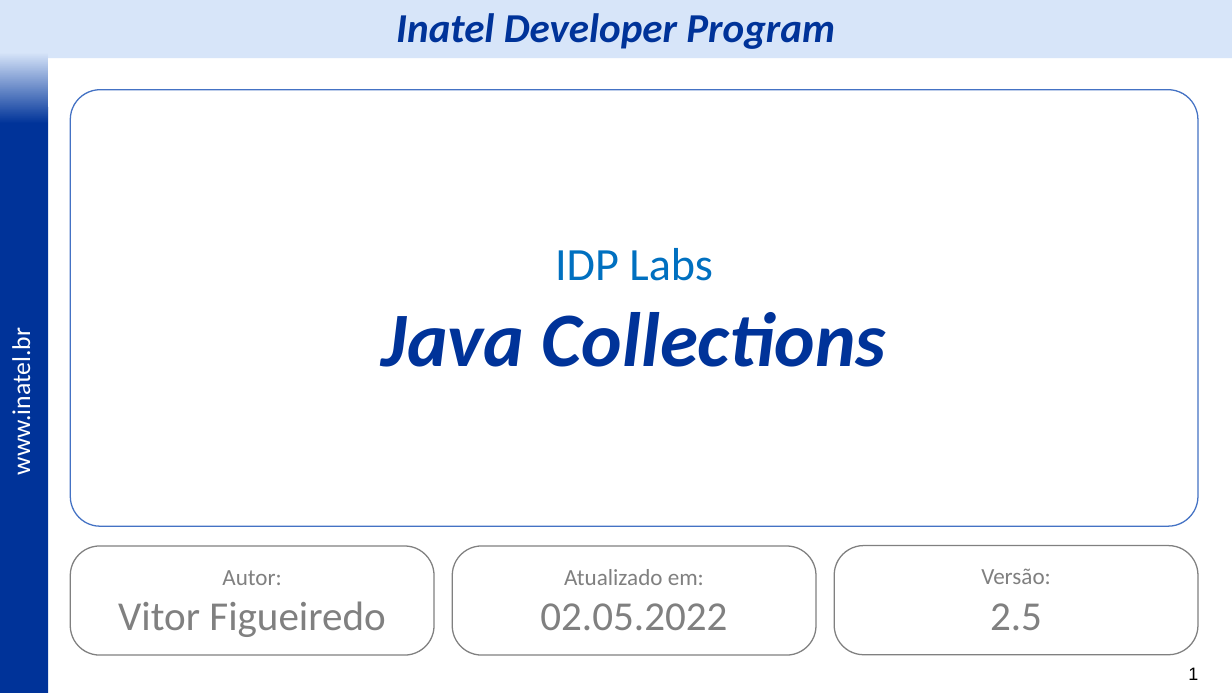
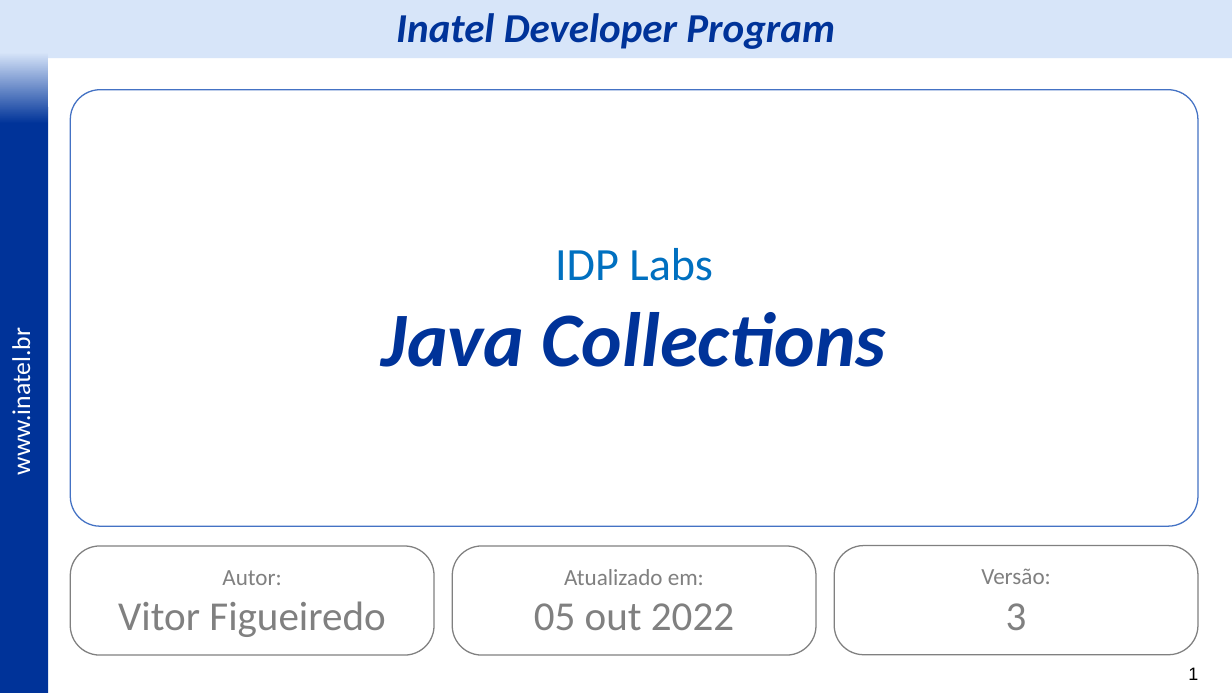
Before and after one commit to vitor-figueiredo/Lab_JavaCollections, a slide deck: slide 1 of _docs/IDP Labs - Java Collections - v3.pptx. Drawn at 1232x693 pixels with LibreOffice and Linux fonts; fonts in the diff are those of the drawing; background and template pictures are left out. Boxes give left, top, right and bottom in pixels: in the first picture for what was removed or moved away, otherwise in the second. Text is boxed around its words. In the diff, an @@ line names an element or a change of style, - is before the commit and + after.

```diff
--- a/_docs/IDP Labs - Java Collections - v3.pptx
+++ b/_docs/IDP Labs - Java Collections - v3.pptx
@@ text in rounded rectangle at bbox=[534, 603, 734, 630]: text changed @@
-02.05.2022
+05 out 2022
@@ text in rounded rectangle at bbox=[1006, 603, 1027, 630]: text changed @@
-2.5
+3
```
Also in this commit, not shown: 14 other slides changed, 1 slide added, 9 other files.
